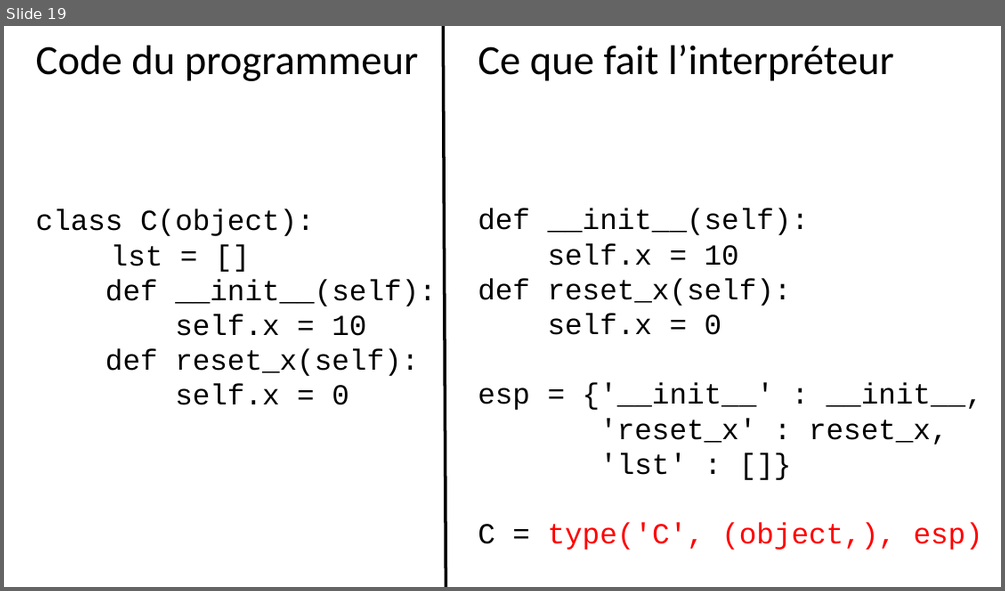
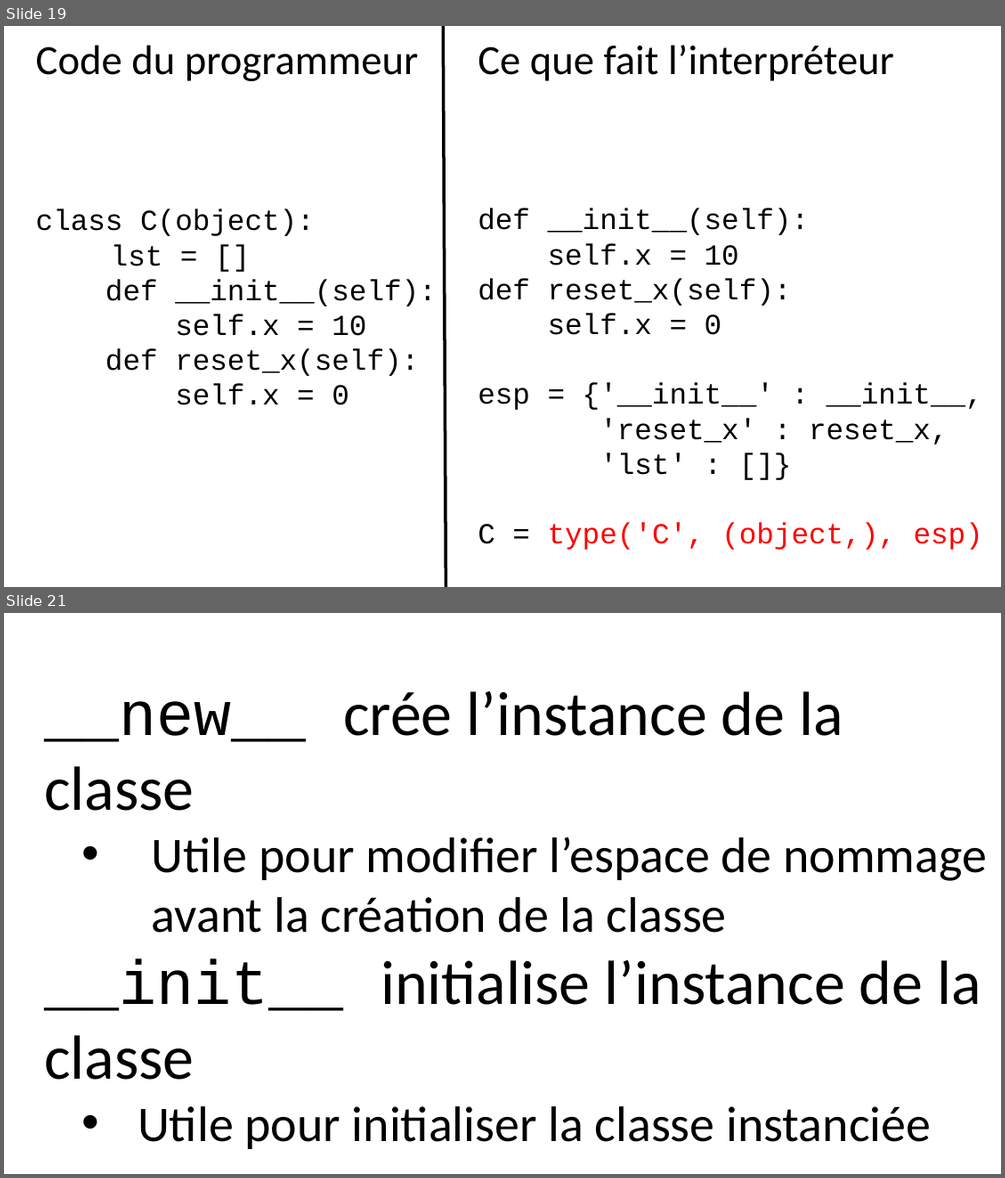
Before and after one commit to parmentelat/flotpython-archive, a slide deck: semaine7/CO12AL-W7-VIDEO04-SLIDE01.pptx. Shown one above the other, each under a label of ours: slide 19 before the commit, slides 19 and 21 after it; the slides between them are not shown. The pictures are 1005x591 and 1005x1178 pixels, drawn with LibreOffice and Linux fonts; fonts in the diff are those of the drawing. Boxes give left, top, right and bottom in pixels: in the first picture for what was removed or moved away, otherwise in the second. Text is boxed around its words. In the diff, an @@ line names an element or a change of style, - is before the commit and + after.

```diff
--- a/semaine7/CO12AL-W7-VIDEO04-SLIDE01.pptx
+++ b/semaine7/CO12AL-W7-VIDEO04-SLIDE01.pptx
@@ slide 21 added at [4, 613, 1001, 1174], background #FFFFFF @@
@@ text added at [44, 690, 987, 1149], 48 pt, text #000000 @@
+__new__ crée l’instance de la classe
+  • Utile pour modifier l’espace de nommage avant la création de la classe
+__init__ initialise l’instance de la classe
+  • Utile pour initialiser la classe instanciée
```
Also in this commit, not shown: 1 slide changed, 2 other slides added, 1 slide removed, 1 other file.
